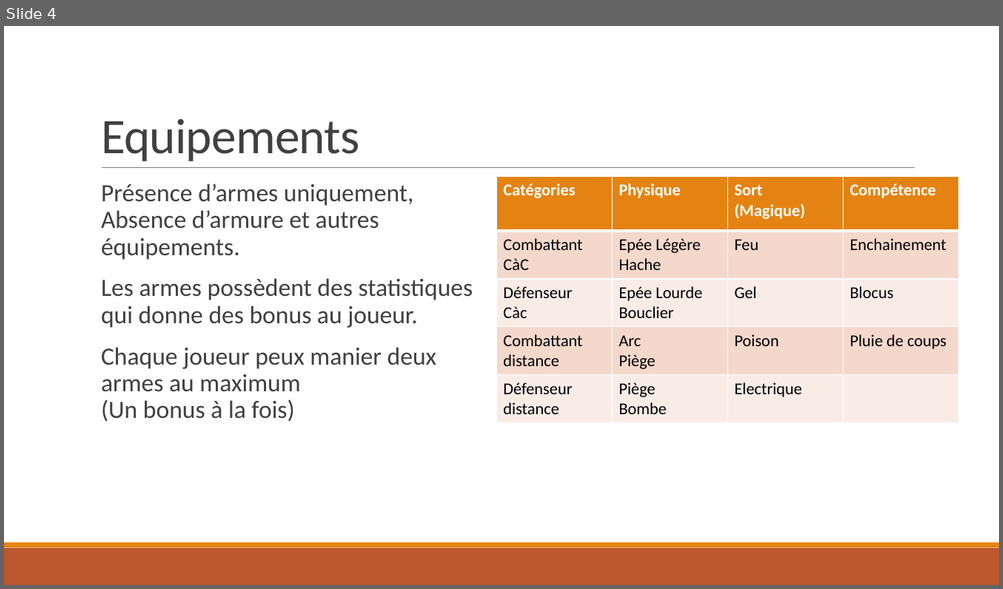
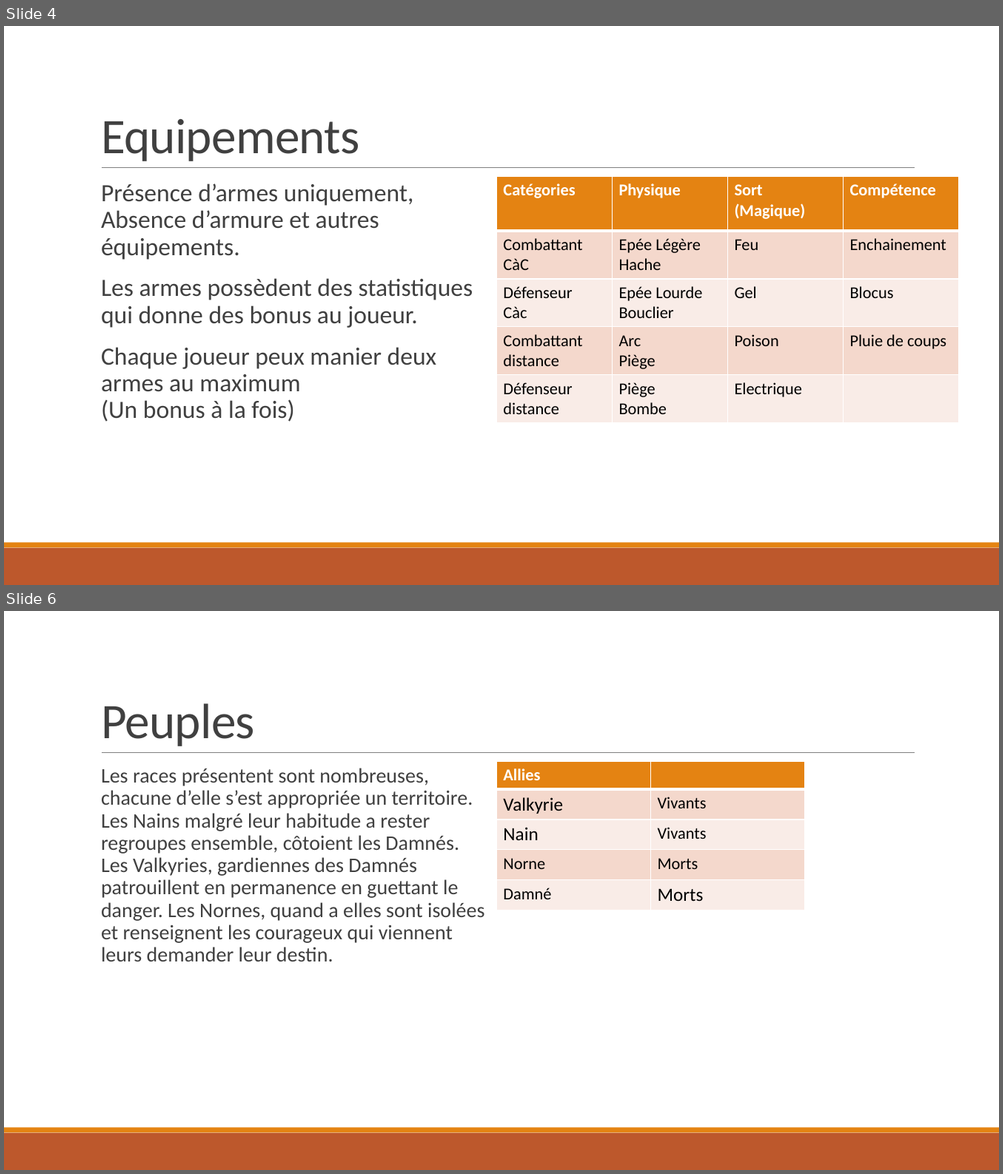
Before and after one commit to NCarrez/JdR-DeadSpells, a slide deck: 00 - Presentation.pptx. Shown one above the other, each under a label of ours: slide 4 before the commit, slides 4 and 6 after it; the slides between them are not shown. The pictures are 1003x589 and 1003x1174 pixels, drawn with LibreOffice and Linux fonts; fonts in the diff are those of the drawing. Boxes give left, top, right and bottom in pixels: in the first picture for what was removed or moved away, otherwise in the second. Text is boxed around its words. In the diff, an @@ line names an element or a change of style, - is before the commit and + after.

```diff
--- a/00 - Presentation.pptx
+++ b/00 - Presentation.pptx
@@ slide 6 added at (x1=4, y1=611, x2=999, y2=1170), background #FFFFFF; not listed: 3 template elements that a slide beside it also shows @@
@@ title added at (x1=101, y1=703, x2=255, y2=746), 48 pt, text #404040 @@
+Peuples
@@ table added at (x1=496, y1=762, x2=804, y2=910), 5 rows, 2 columns @@
+Allies | 
+Valkyrie | Vivants
+Nain | Vivants
+Norne | Morts
+Damné | Morts
@@ text added at (x1=101, y1=768, x2=484, y2=962), 20 pt, text #404040 @@
+  Les races présentent sont nombreuses,
+  chacune d’elle s’est appropriée un territoire.
+  Les Nains malgré leur habitude a rester regroupes ensemble, côtoient les Damnés.
+  Les Valkyries, gardiennes des Damnés patrouillent en permanence en guettant le danger. Les Nornes, quand a elles sont isolées et renseignent les courageux qui viennent leurs demander leur destin.
```
Also in this commit, not shown: 10 other slides added.
